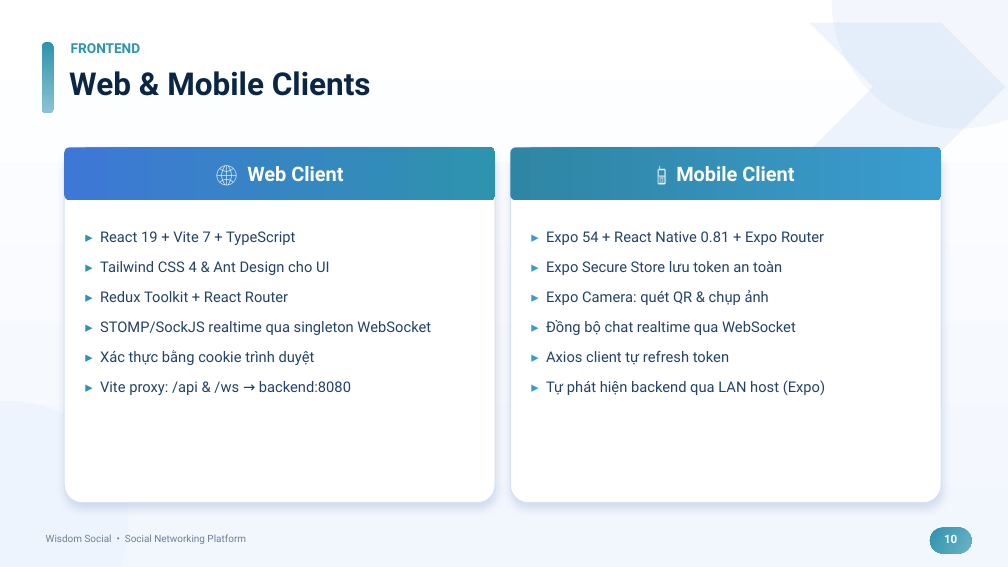
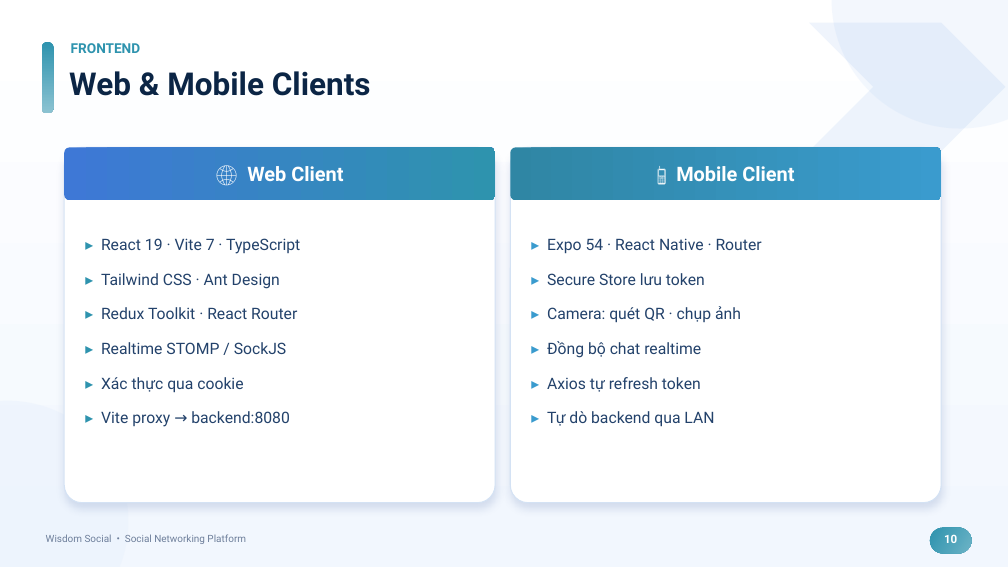
Before and after one commit to HuuThai2910/wisdom-social, a slide deck: slide 10 of Wisdom_Social_Presentation.pptx. Drawn at 1008x567 pixels with LibreOffice and Linux fonts; fonts in the diff are those of the drawing. Boxes give left, top, right and bottom in pixels: in the first picture for what was removed or moved away, otherwise in the second. Text is boxed around its words. In the diff, an @@ line names an element or a change of style, - is before the commit and + after.

```diff
--- a/Wisdom_Social_Presentation.pptx
+++ b/Wisdom_Social_Presentation.pptx
@@ text at (101,238,300,427): text changed; size 14 to 15 pt @@
-▸ React 19 + Vite 7 + TypeScript
-▸ Tailwind CSS 4 & Ant Design cho UI
-▸ Redux Toolkit + React Router
-▸ STOMP/SockJS realtime qua singleton WebSocket
-▸ Xác thực bằng cookie trình duyệt
-▸ Vite proxy: /api & /ws → backend:8080
+▸ React 19 · Vite 7 · TypeScript
+▸ Tailwind CSS · Ant Design
+▸ Redux Toolkit · React Router
+▸ Realtime STOMP / SockJS
+▸ Xác thực qua cookie
+▸ Vite proxy → backend:8080
@@ text at (547,238,762,427): text changed; size 14 to 15 pt @@
-▸ Expo 54 + React Native 0.81 + Expo Router
-▸ Expo Secure Store lưu token an toàn
-▸ Expo Camera: quét QR & chụp ảnh
-▸ Đồng bộ chat realtime qua WebSocket
-▸ Axios client tự refresh token
-▸ Tự phát hiện backend qua LAN host (Expo)
+▸ Expo 54 · React Native · Router
+▸ Secure Store lưu token
+▸ Camera: quét QR · chụp ảnh
+▸ Đồng bộ chat realtime
+▸ Axios tự refresh token
+▸ Tự dò backend qua LAN
```
Also in this commit, not shown: 21 other slides changed, 1 other file.
